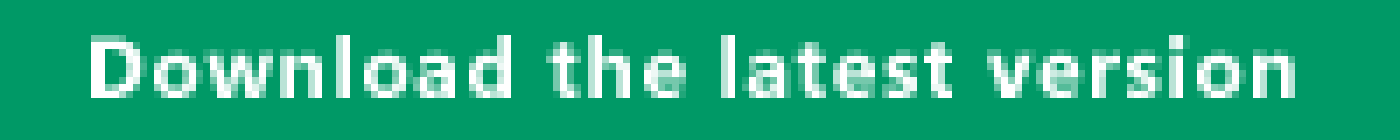
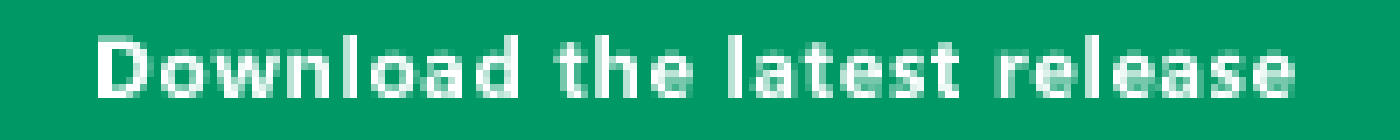
Comparing the layer stacks of the two 1400×140 images. Changes:
renamed "Download the latest version" to "Download the latest release", painted on it over left=91, top=35, right=1295, bottom=98
